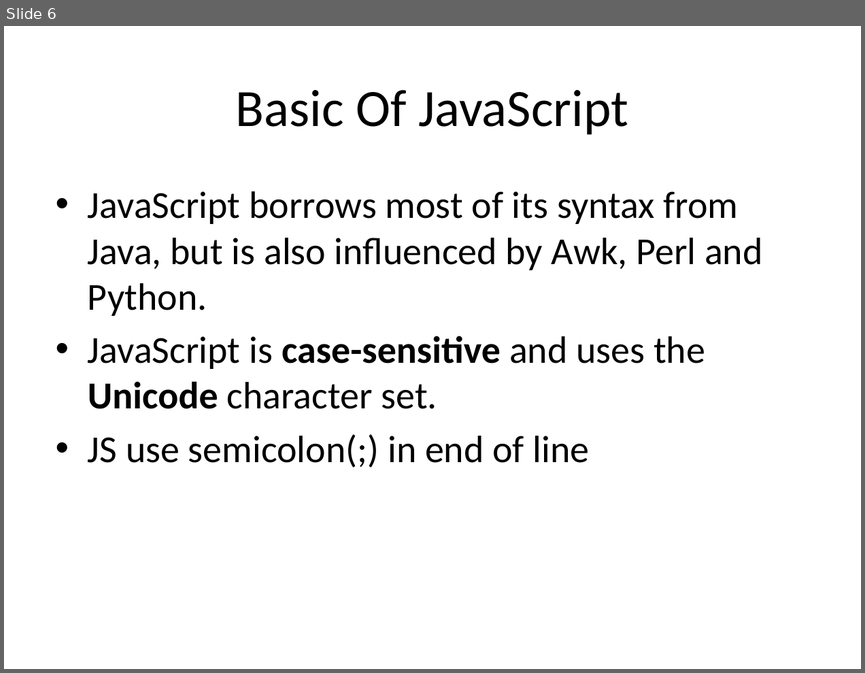
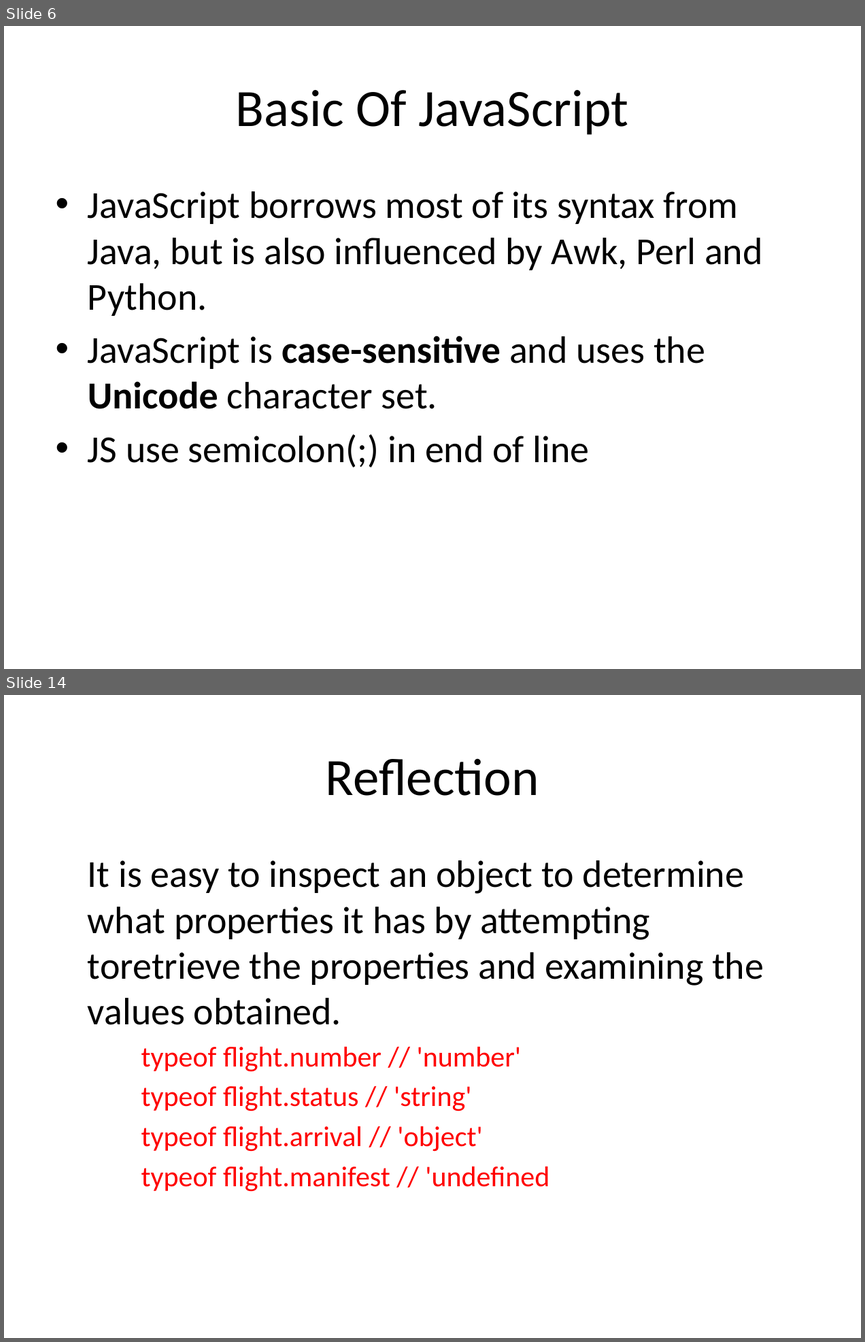
Before and after one commit to kuliketik/nullJSLearn, a slide deck: Introduction JavaScript.pptx. Shown one above the other, each under a label of ours: slide 6 before the commit, slides 6 and 14 after it; the slides between them are not shown. The pictures are 865x673 and 865x1342 pixels, drawn with LibreOffice and Linux fonts; fonts in the diff are those of the drawing. Boxes give left, top, right and bottom in pixels: in the first picture for what was removed or moved away, otherwise in the second. Text is boxed around its words. In the diff, an @@ line names an element or a change of style, - is before the commit and + after.

```diff
--- a/Introduction JavaScript.pptx
+++ b/Introduction JavaScript.pptx
@@ slide 14 added at (4, 695, 861, 1338), background #FFFFFF @@
@@ title added at (326, 758, 539, 796), 44 pt, text #000000 @@
+Reflection
@@ text added at (88, 860, 764, 1191), 24 pt, text #FF0000 @@
+It is easy to inspect an object to determine what properties it has by attempting toretrieve the properties and examining the values obtained.
+    typeof flight.number // 'number'
+    typeof flight.status // 'string'
+    typeof flight.arrival // 'object'
+    typeof flight.manifest // 'undefined
```
Also in this commit, not shown: 9 other slides added.
